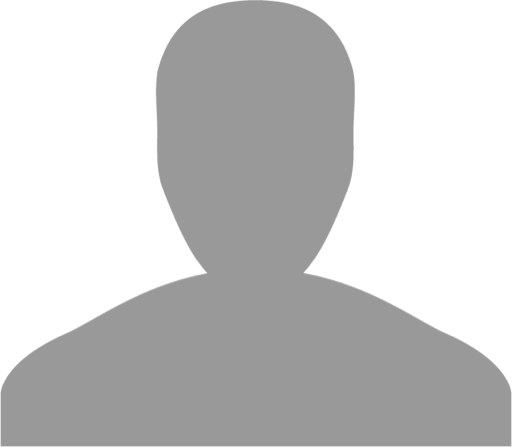
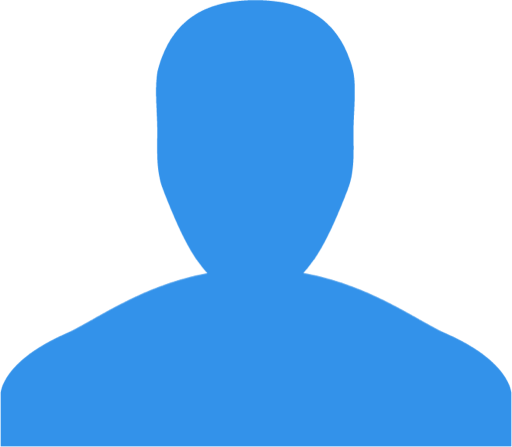
Layered file, before and after one edit (w=512, h=447). Changes by layer:
added layer "Layer 0 copy" above "Layer 0" over (0, 0, 512, 447)
hid "Layer 0" over (0, 0, 512, 447)
